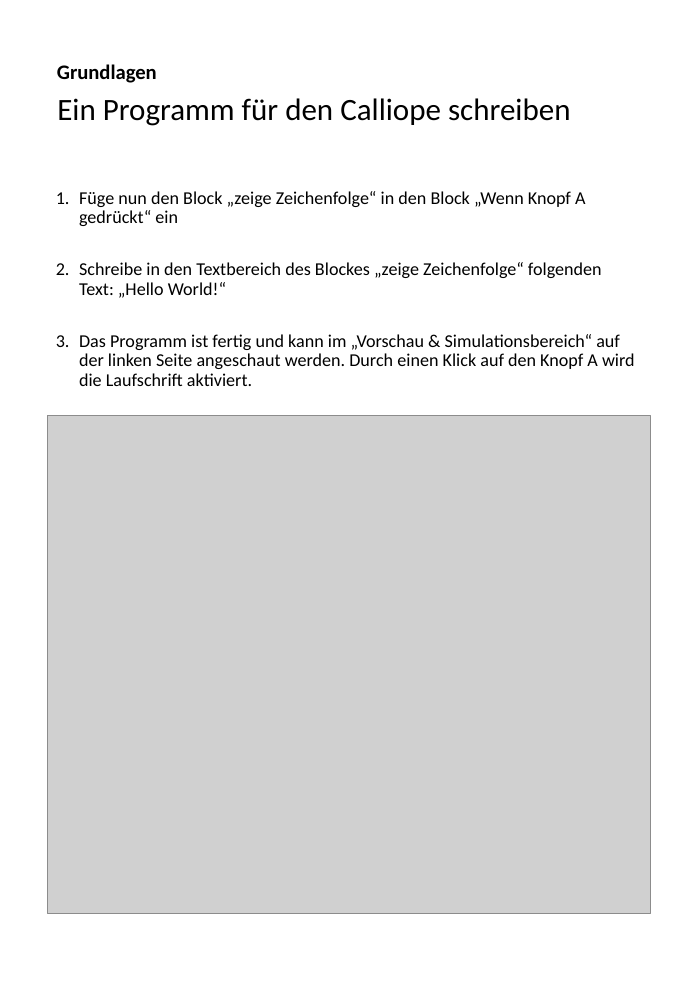
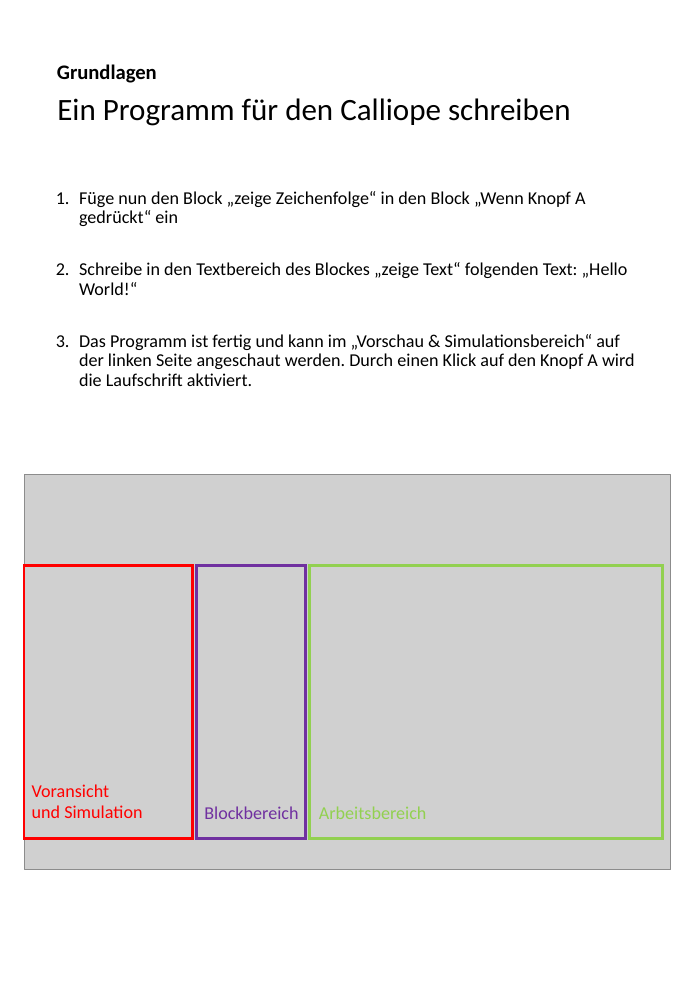
Before and after one commit to macim0/KISS_MINT, a slide deck: slide 10 of Einfuerung/Einfuerung-Spiele.pptx (slide 8 before the commit). Drawn at 698x1008 pixels with LibreOffice and Linux fonts; fonts in the diff are those of the drawing; grey boxes stand for pictures; background and template pictures are left out. Boxes give left, top, right and bottom in pixels: in the first picture for what was removed or moved away, otherwise in the second. Text is boxed around its words. In the diff, an @@ line names an element or a change of style, - is before the commit and + after.

```diff
--- a/Einfuerung/Einfuerung-Spiele.pptx
+++ b/Einfuerung/Einfuerung-Spiele.pptx
@@ text at [79, 262, 628, 295]: text changed @@
-2. Schreibe in den Textbereich des Blockes „zeige Zeichenfolge“ folgenden Text: „Hello World!“
+2. Schreibe in den Textbereich des Blockes „zeige Text“ folgenden Text: „Hello World!“
@@ picture: place and size @@
-picture at [47, 416, 650, 915]
+picture at [25, 475, 671, 870]
@@ rectangle added at [24, 566, 193, 839], outline #FF0000 2.25 pt @@
@@ rectangle added at [196, 566, 305, 839], outline #7030A0 2.25 pt @@
@@ rectangle added at [309, 566, 663, 839], outline #92D050 2.25 pt @@
@@ text added at [32, 784, 142, 818], 14 pt, text #FF0000 @@
+Voransicht
+und Simulation
@@ text added at [204, 806, 298, 819], 14 pt, text #7030A0 @@
+Blockbereich
@@ text added at [319, 806, 427, 819], 14 pt, text #92D050 @@
+Arbeitsbereich
```
Also in this commit, not shown: 5 other slides changed, 2 slides added, 1 other file.
